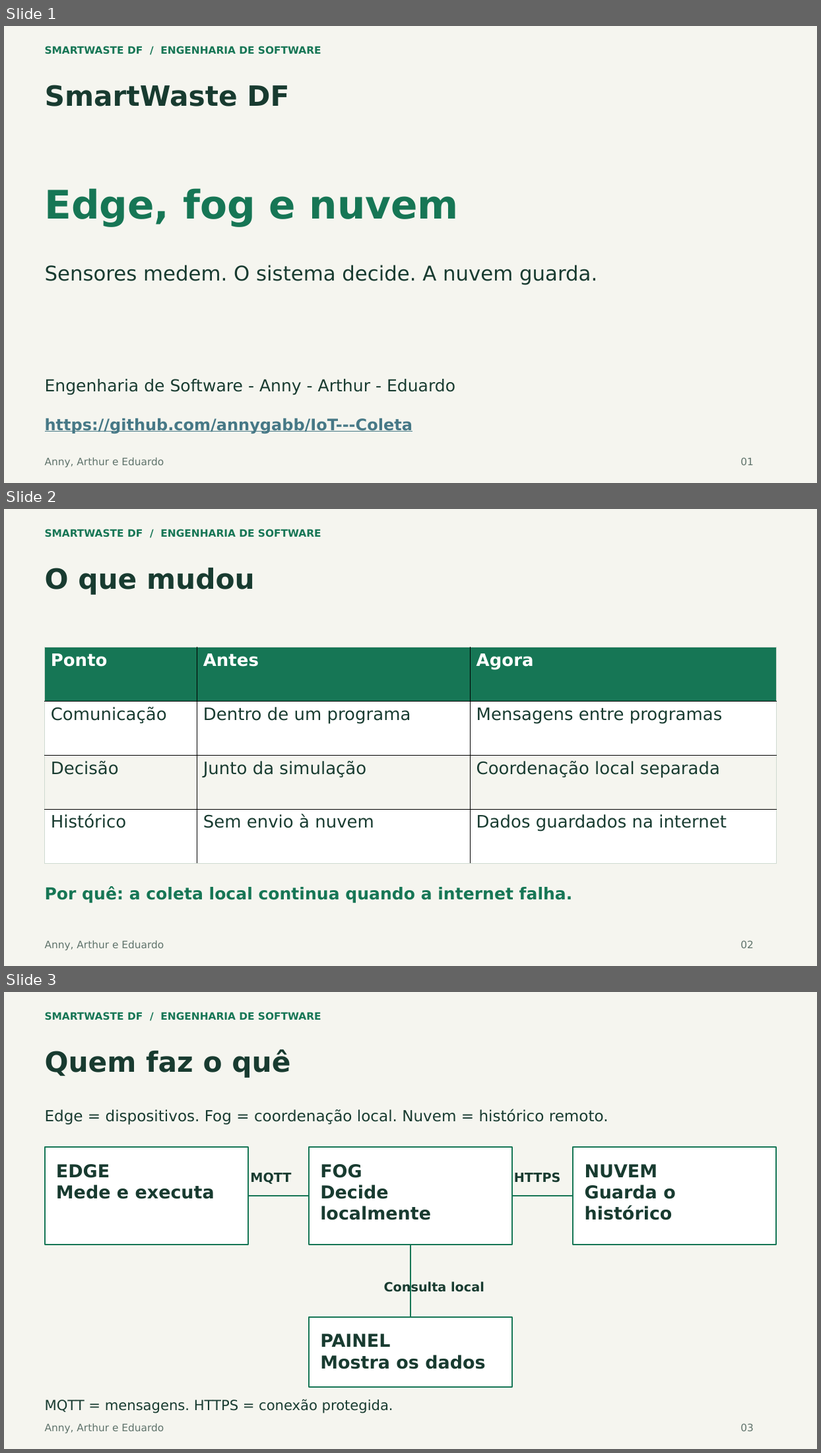
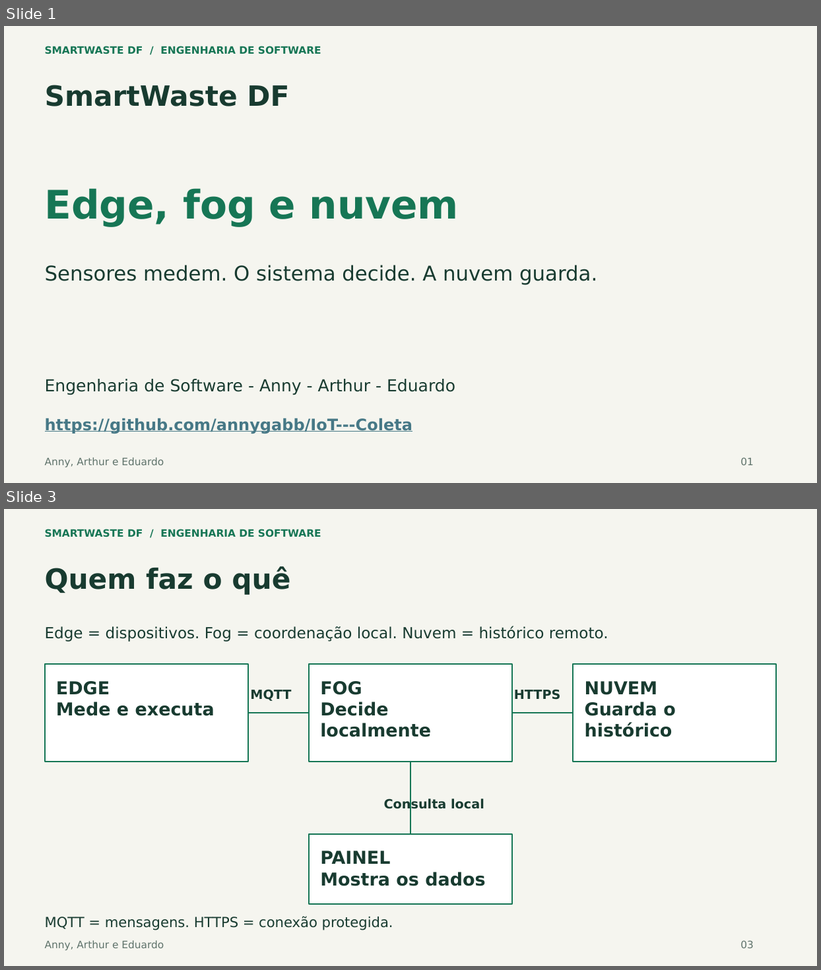
Before and after one commit to annygabb/IoT---Coleta, a slide deck: docs/entrega/SmartWaste_Apresentacao_Atualizada.pptx. Shown one above the other, each under a label of ours: slides 1, 2 and 3 before the commit, slides 1 and 3 after it; the slides between them are not shown. The pictures are 821x1453 and 821x970 pixels, drawn with LibreOffice and Linux fonts; fonts in the diff are those of the drawing. Boxes give left, top, right and bottom in pixels: in the first picture for what was removed or moved away, otherwise in the second. Text is boxed around its words. In the diff, an @@ line names an element or a change of style, - is before the commit and + after.

Commit message:
docs: destaca ganhos, custos e recuperação após falha da internet nos slides

```diff
--- a/docs/entrega/SmartWaste_Apresentacao_Atualizada.pptx
+++ b/docs/entrega/SmartWaste_Apresentacao_Atualizada.pptx
@@ slide 2 removed at [4, 509, 817, 966], background #F5F5EF @@
@@ text removed at [45, 529, 321, 537] @@
-SMARTWASTE DF / ENGENHARIA DE SOFTWARE
@@ text removed at [45, 568, 255, 595] @@
-O que mudou
@@ table removed at [45, 648, 777, 863], 4 rows, 3 columns @@
-Ponto | Antes | Agora
-Comunicação | Dentro de um programa | Mensagens entre programas
-Decisão | Junto da simulação | Coordenação local separada
-Histórico | Sem envio à nuvem | Dados guardados na internet
@@ text removed at [45, 887, 573, 904] @@
-Por quê: a coleta local continua quando a internet falha.
@@ text removed at [45, 941, 164, 951] @@
-Anny, Arthur e Eduardo
@@ text removed at [741, 941, 754, 949] @@
-02
```
Also in this commit, not shown: 2 slides changed, 1 slide added, 1 other file.
